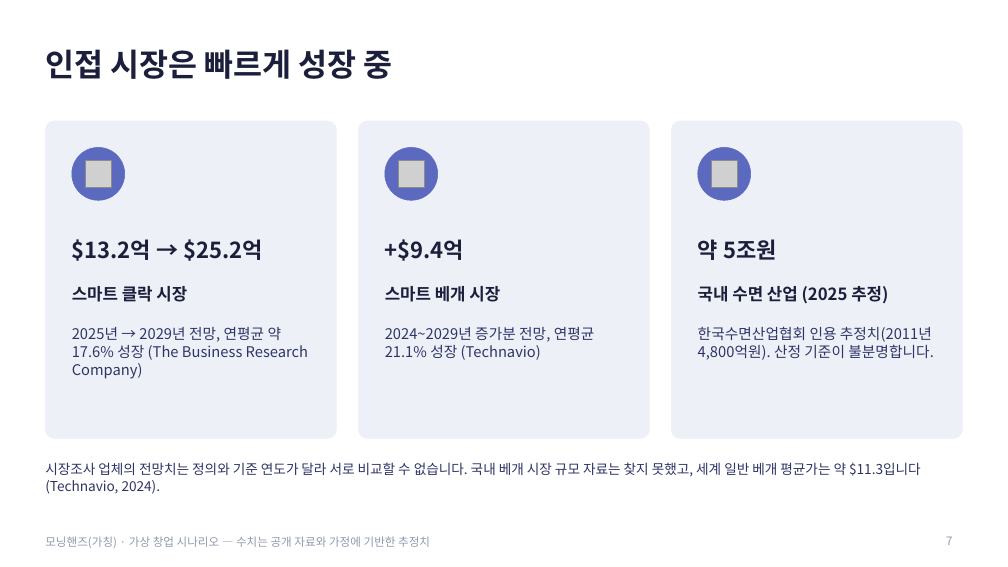
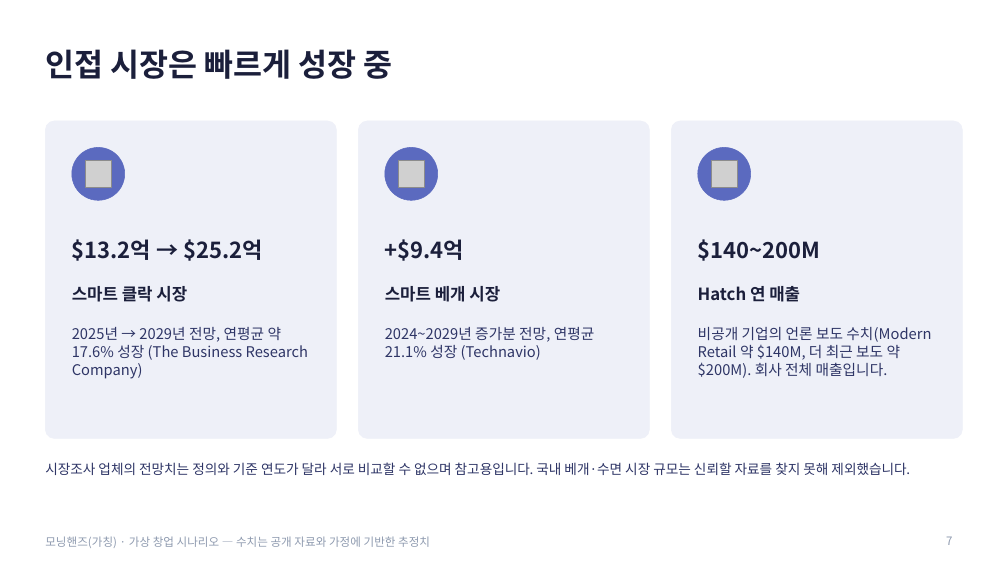
Before and after one commit to g975682-source/-, a slide deck: slide 7 of MorningHands_Business_Analysis.pptx. Drawn at 1008x567 pixels with LibreOffice and Linux fonts; fonts in the diff are those of the drawing; grey boxes stand for pictures. Boxes give left, top, right and bottom in pixels: in the first picture for what was removed or moved away, otherwise in the second. Text is boxed around its words. In the diff, an @@ line names an element or a change of style, - is before the commit and + after.

```diff
--- a/MorningHands_Business_Analysis.pptx
+++ b/MorningHands_Business_Analysis.pptx
@@ text at (x1=698, y1=239, x2=821, y2=261): text changed @@
-약 5조원
+$140~200M
@@ text at (x1=698, y1=286, x2=800, y2=302): text changed @@
-국내 수면 산업 (2025 추정)
+Hatch 연 매출
@@ text at (x1=698, y1=327, x2=931, y2=378): text changed @@
-한국수면산업협회 인용 추정치(2011년 4,800억원). 산정 기준이 불분명합니다.
+비공개 기업의 언론 보도 수치(Modern Retail 약 $140M, 더 최근 보도 약 $200M). 회사 전체 매출입니다.
@@ text at (x1=45, y1=462, x2=910, y2=475): text changed @@
-시장조사 업체의 전망치는 정의와 기준 연도가 달라 서로 비교할 수 없습니다. 국내 베개 시장 규모 자료는 찾지 못했고, 세계 일반 베개 평균가는 약 $11.3입니다(Technavio, 2024).
+시장조사 업체의 전망치는 정의와 기준 연도가 달라 서로 비교할 수 없으며 참고용입니다. 국내 베개·수면 시장 규모는 신뢰할 자료를 찾지 못해 제외했습니다.
```
Also in this commit, not shown: 12 other slides changed.
